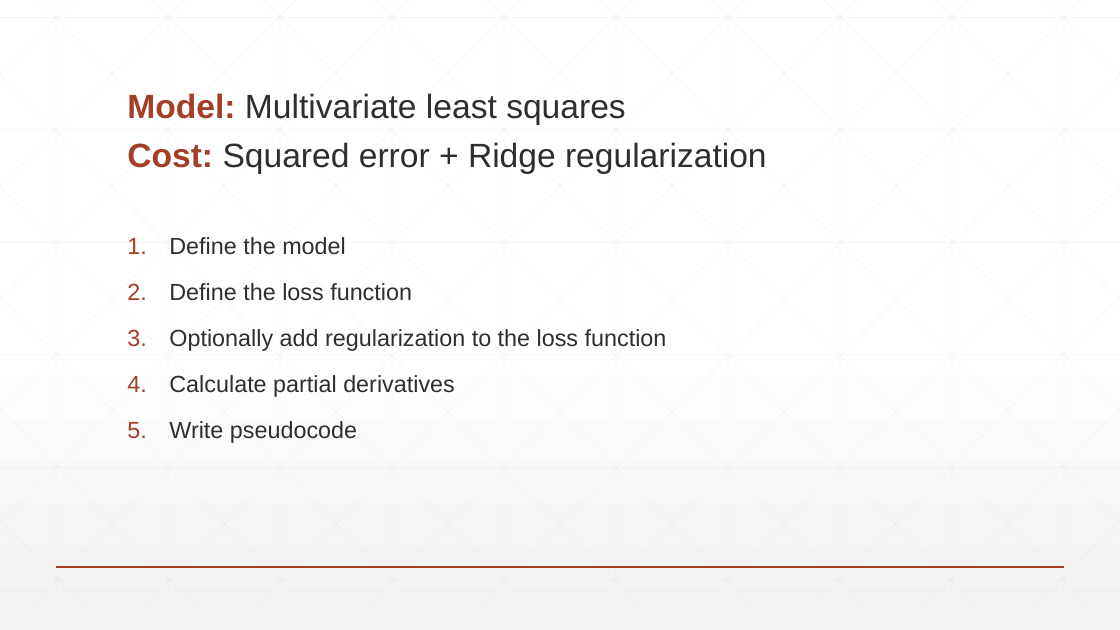
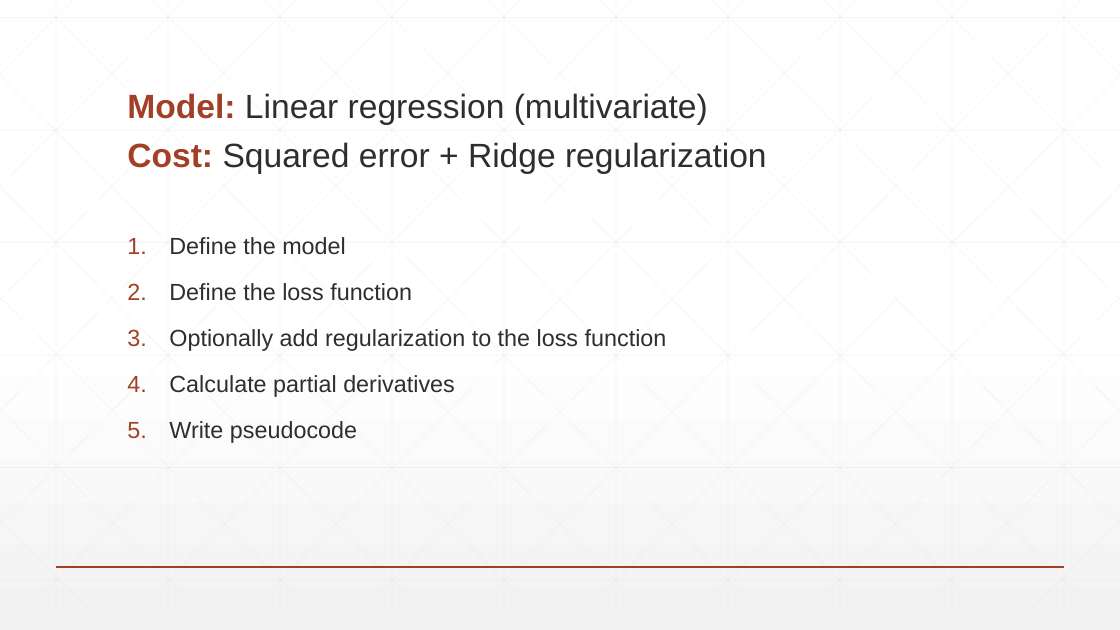
Before and after one commit to jatkins23/info251-aml-s24, a slide deck: slide 12 of labs/lab7/Lab7.pptx. Drawn at 1120x630 pixels with LibreOffice and Linux fonts; fonts in the diff are those of the drawing. Boxes give left, top, right and bottom in pixels: in the first picture for what was removed or moved away, otherwise in the second. Text is boxed around its words. In the diff, an @@ line names an element or a change of style, - is before the commit and + after.

```diff
--- a/labs/lab7/Lab7.pptx
+++ b/labs/lab7/Lab7.pptx
@@ title at [127,93,767,173]: text changed @@
-Model: Multivariate least squares
-Cost: Squared error + Ridge regularization
+Model: Linear regression (multivariate)
+Cost: Squared error + Ridge regularization
```
Also in this commit, not shown: 4 other slides changed, 1 other file.
